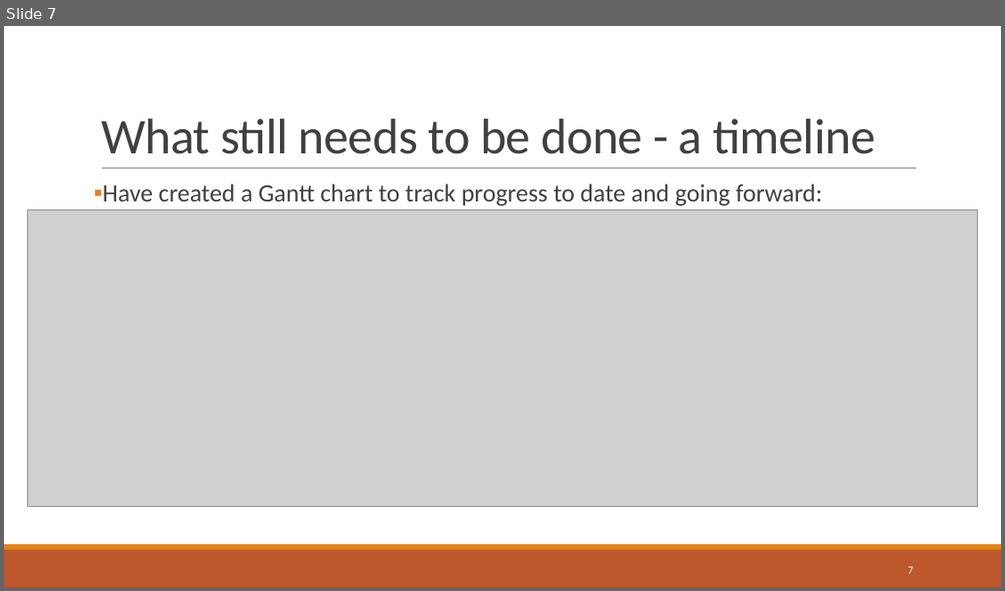
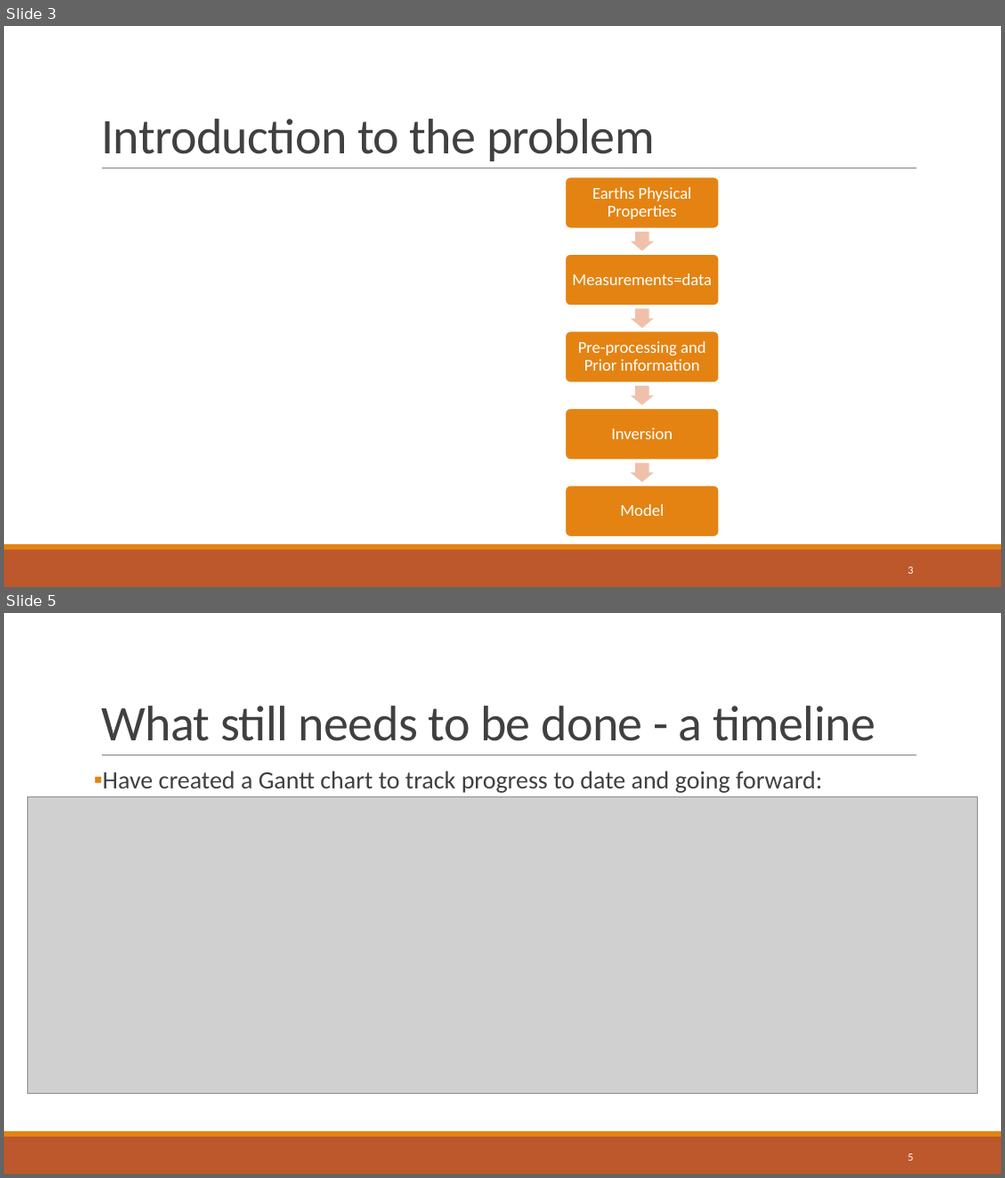
Before and after one commit to compgeolab/dissertation-moho-uncertainty, a slide deck: presentation/Project presentation.pptx. Shown one above the other, each under a label of ours: slide 7 before the commit, slides 3 and 5 after it; the slides between them are not shown. The pictures are 1005x591 and 1005x1178 pixels, drawn with LibreOffice and Linux fonts; fonts in the diff are those of the drawing; grey boxes stand for pictures. Boxes give left, top, right and bottom in pixels: in the first picture for what was removed or moved away, otherwise in the second. Text is boxed around its words. In the diff, an @@ line names an element or a change of style, - is before the commit and + after.

```diff
--- a/presentation/Project presentation.pptx
+++ b/presentation/Project presentation.pptx
@@ slide 3 added at [4,26,1001,587], background #FFFFFF; not listed: 3 template elements that a slide beside it also shows @@
@@ title added at [101,119,655,161], 48 pt, text #404040 @@
+Introduction to the problem
@@ group added at [565,177,719,537]: 5 rounded rectangles, 5 texts, 4 right arrows @@
+Earths Physical Properties
+Measurements=data
+Pre-processing and Prior information
+Inversion
+Model
@@ page number added at [907,566,913,573], 10.5 pt, text #FFFFFF @@
+3
@@ what was slide 7 is now slide 5 @@
@@ page number at [907,1153,913,1160]: text changed @@
-7
+5
```
Also in this commit, not shown: 11 slides changed, 1 other slide added, 4 slides removed.
